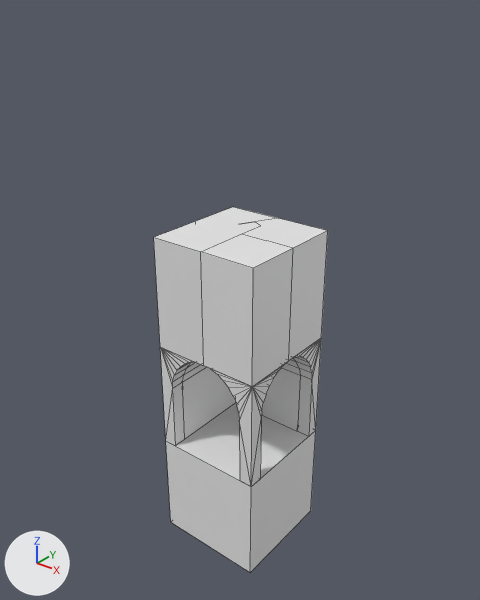
Renders of the Blender file blender/straight_hall.blend from each side of a commit.
Before and after are seen from a camera (50 mm lens) standing at (12.62, -15.87, 15.45) and looking at (-0.2, 0.15, 5.51). Arrows for +X, +Y and +Z are at lower left; the lights stay in place. Mesh edges are drawn as thin lines.
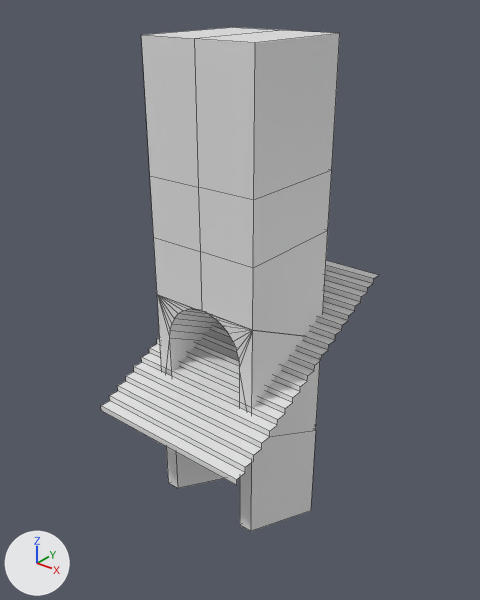
The newer file is also rescaled (x0.5), turned or shifted as a whole; pictures and numbers use the older file's frame.

Pixel boxes [x1, y1, x2, y2] of what changed, in the pictures (480 x 600 px):
'Cube.008', reshaped (14% wider, 38% taller): before [154, 207, 328, 572]; after [141, 27, 340, 531]
'Cube.006', added: after [101, 260, 379, 485]
'Plane', deleted: before [176, 403, 308, 481]

What the commit changed:
Mesh me_cube_007_1 is new.
It has 116 vertices, 134 faces and spans x -1.0..1.0, y -1.0..1.0, z -3.0..6.0.
Object 'Cube.008' (ob_cube_008) now shows me_cube_007_1 instead of me_cube_010.
Object 'Plane' (ob_plane) is deleted.
Object 'Cube.006' (ob_cube_006) is new; it shows a copy of the mesh of ob_cube_006.
Its location is (0.0, 0.0, 2.0).
Its scale is (1.5, 2.0, 2.0).
